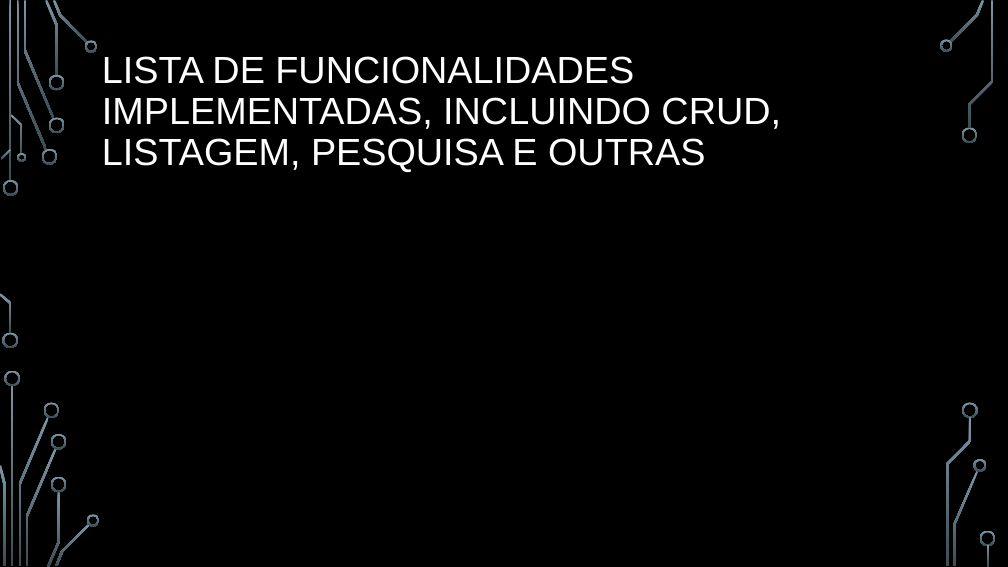
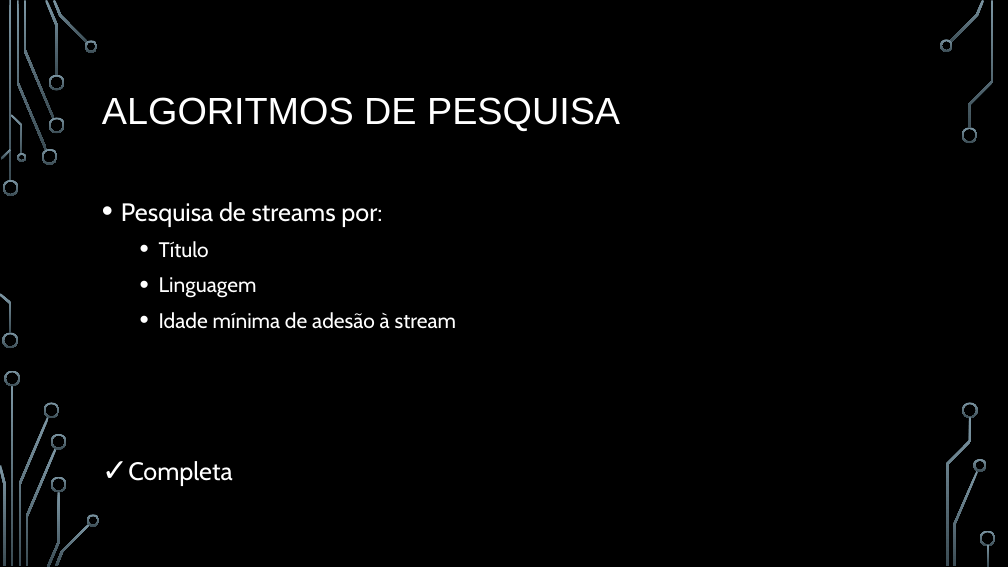
Before and after one commit to BrunoRosendo/StreamZ-AEDA-proj-, a slide deck: slide 11 of StreamZ.pptx. Drawn at 1008x567 pixels with LibreOffice and Linux fonts; fonts in the diff are those of the drawing; background and template pictures are left out. Boxes give left, top, right and bottom in pixels: in the first picture for what was removed or moved away, otherwise in the second. Text is boxed around its words. In the diff, an @@ line names an element or a change of style, - is before the commit and + after.

```diff
--- a/StreamZ.pptx
+++ b/StreamZ.pptx
@@ title at <box>102,97,620,131</box>: text changed @@
-LISTA DE FUNCIONALIDADES IMPLEMENTADAS, INCLUINDO CRUD, LISTAGEM, PESQUISA E OUTRAS
+ALGORITMOS DE PESQUISA
@@ text added at <box>121,202,457,486</box>, 20 pt, text #FFFFFF @@
+• Pesquisa de streams por:
+  • Título
+  • Linguagem
+  • Idade mínima de adesão à stream
+✓ Completa
```
Also in this commit, not shown: 5 other slides changed.
